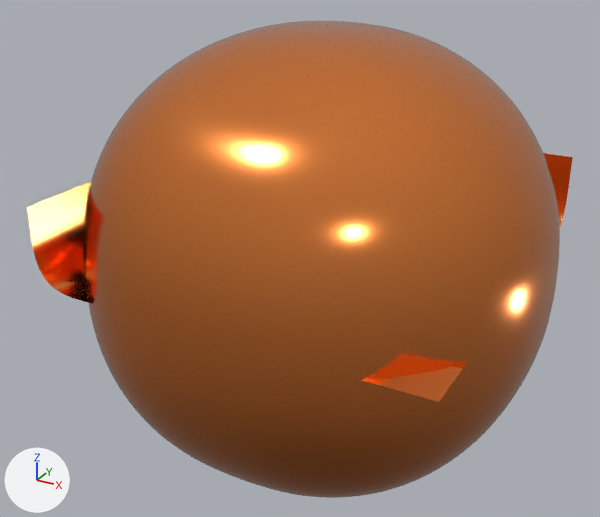
The Blender file rtx3060ti.blend: old version first, new version second.
Both versions are drawn from a 50 mm lens placed at (35.4, -69.0, 33.6), pointed at (-1.8, -1.2, -0.3). Lighting does not change. The marker at lower left points along +X, +Y and +Z.

Objects in the first picture: 'Cube', 'Floor'.
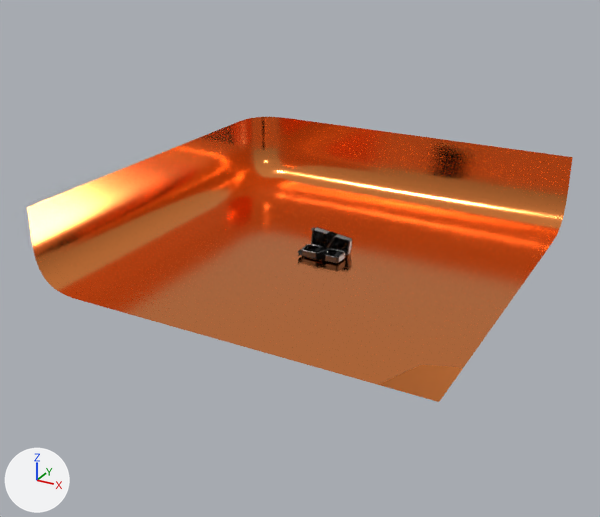
Boxes [x1, y1, x2, y2] around the edits, measured in the pictures (600 x 517 px):
'Cube', hidden
    before: [83, 21, 560, 498]
'Floor', unchanged, uncovered by the edit
    before: [27, 153, 573, 402]
    after: [27, 117, 573, 402]

The change, as a list of edits to the scene's bpy script:
```text
Change ob_cube:
    add ob_cube.hide_set(True)
```
